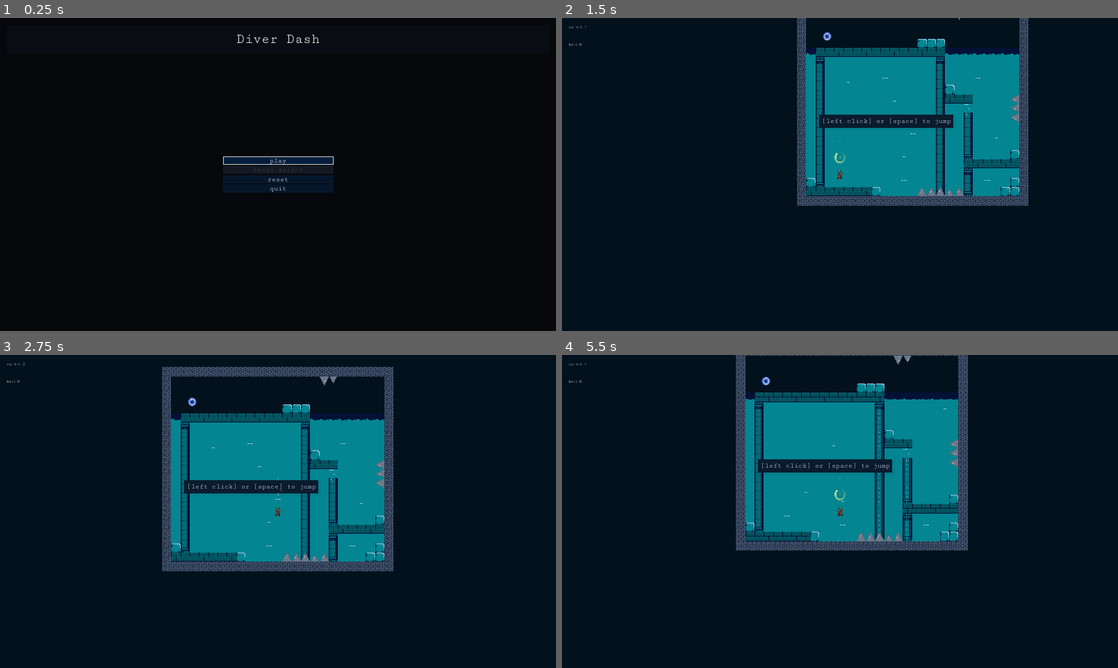
Above: before the commit, frames 1-4 (two rows, left to right).
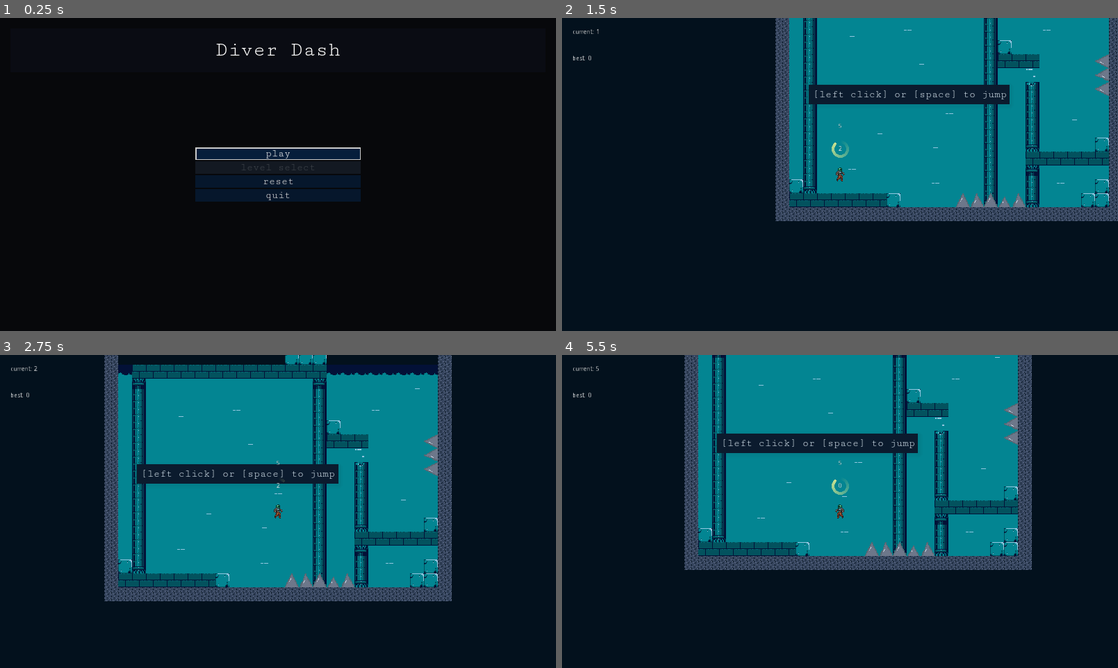
Above: after the commit, the same moments.

Repository: Zafuzi/DiverDash
Game: Godot game, scene res://scenes/main_menu.tscn
Same seed, same stepped clock (60 frames per second), same inputs: the game is played once before the commit and once after it.
Inputs (mouse positions are in pixels of both pictures, inside the frame that each line leads up to):
- Up to frame 1 (0.25 s): no input
- Up to frame 2 (1.5 s): click "play" at 0.5 s; tap Enter at 1.25 s; move the mouse to (962, 158) at 1.27 s; hold Right (ui_right) from 1.28 s (still down); hold Shift (run) from 1.28 s (still down); click (962, 158) at 1.42 s
- Up to frame 3 (2.75 s): tap Space (jump) at 1.52, 2.27 s; move the mouse to (166, 527) at 2.02 s; release Right (ui_right) at 2.03 s; release Shift (run) at 2.03 s; hold Down (ui_down) from 2.03 s (still down); tap Shift (run) at 2.1 s
- Up to frame 4 (5.5 s): move the mouse to (895, 442) at 2.77 s; release Down (ui_down) at 2.78 s; hold Right (ui_right) 2.78-3.53 s; hold Shift (run) 2.78-3.53 s; move the mouse to (812, 574) at 3.52 s; hold Up (ui_up) 3.53-4.28 s; tap Shift (run) at 3.6, 5.1 s; click (812, 574) at 3.67 s; tap Space (jump) at 3.77, 4.52, 5.27 s; move the mouse to (1006, 558) at 4.27 s; hold Shift (run) 4.28-5.03 s; hold Left (ui_left) from 4.28 s (still down); move the mouse to (673, 464) at 5.02 s

The runs differ from the first frame. In frame 1, 3.2% of the frame differs, in the area x 35-65%, y 5-59%; in frame 2, 29%; in frame 3, 36%, in the area x 1-82%, y 0-79%; in frame 4, 32%.

Commit message:
* reduced windows size * fixed player stuck on level 003

Diff:
--- a/project.godot
+++ b/project.godot
@@ -36,8 +36,8 @@
 
 [display]
 
-window/size/width=1920
-window/size/height=1080
+window/size/width=1280
+window/size/height=720
 window/stretch/mode="2d"
 window/stretch/aspect="expand"
 
--- a/scenes/level_003.tscn
+++ b/scenes/level_003.tscn
@@ -74,7 +74,7 @@
 text = "Cover large gaps by timing your jumps"
 
 [node name="Player" parent="." instance=ExtResource( 1 )]
-position = Vector2( 64, 96 )
+position = Vector2( 64, 64 )
 
 [node name="piper" parent="." instance=ExtResource( 2 )]
 level = "level002"
